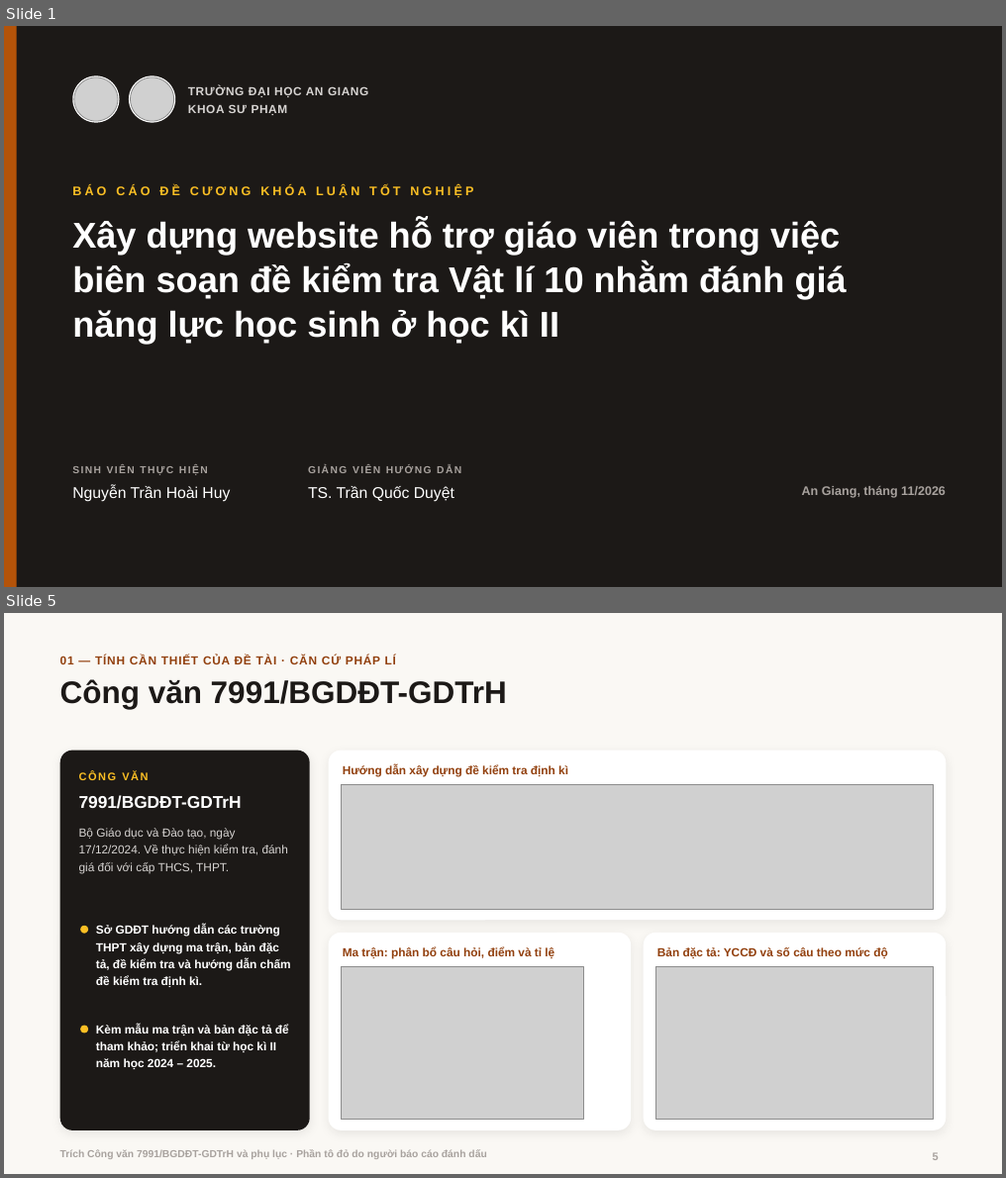
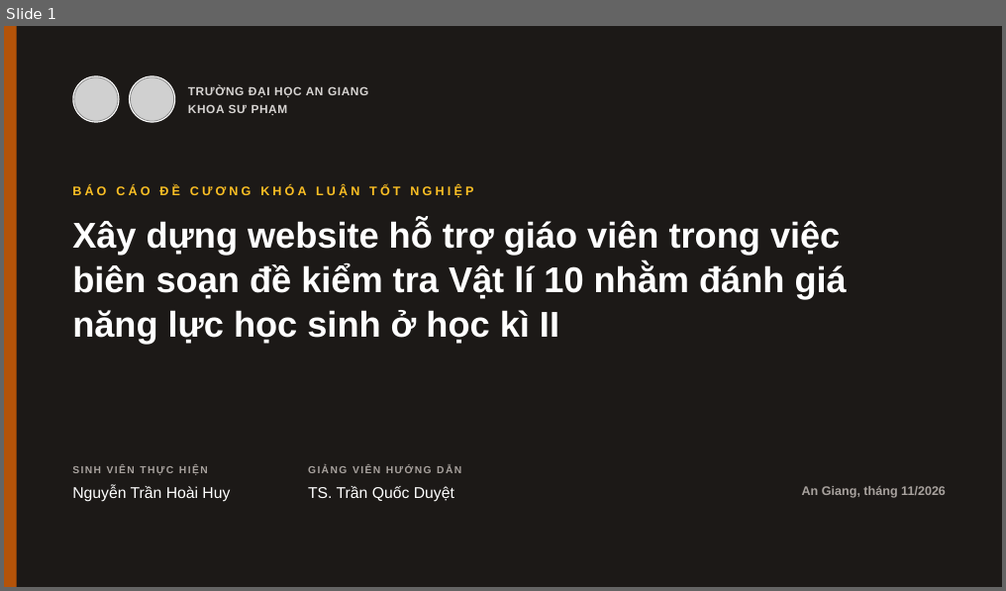
Before and after one commit to hoaihuy2609/kltn, a slide deck: tai-ve/Bao_cao_de_cuong.pptx. Shown one above the other, each under a label of ours: slides 1 and 5 before the commit, slide 1 after it; the slides between them are not shown. The pictures are 1006x1178 and 1006x591 pixels, drawn with LibreOffice and Linux fonts; fonts in the diff are those of the drawing; grey boxes stand for pictures; background and template pictures are left out. Boxes give left, top, right and bottom in pixels: in the first picture for what was removed or moved away, otherwise in the second. Text is boxed around its words. In the diff, an @@ line names an element or a change of style, - is before the commit and + after.

```diff
--- a/tai-ve/Bao_cao_de_cuong.pptx
+++ b/tai-ve/Bao_cao_de_cuong.pptx
@@ slide 5 removed at bbox=[4, 613, 1002, 1174], background #FAF8F4 @@
@@ text removed at bbox=[60, 656, 396, 664] @@
-01 — TÍNH CẦN THIẾT CỦA ĐỀ TÀI · CĂN CỨ PHÁP LÍ
@@ title removed at bbox=[60, 679, 507, 709] @@
-Công văn 7991/BGDĐT-GDTrH
@@ rounded rectangle removed at bbox=[60, 750, 310, 1131] @@
@@ rounded rectangle removed at bbox=[328, 750, 945, 920] @@
@@ text removed at bbox=[79, 772, 148, 780] @@
-CÔNG VĂN
@@ picture removed at bbox=[341, 784, 934, 909] @@
@@ text removed at bbox=[343, 764, 568, 776] @@
-Hướng dẫn xây dựng đề kiểm tra định kì
@@ text removed at bbox=[79, 795, 242, 809] @@
-7991/BGDĐT-GDTrH
@@ text removed at bbox=[79, 828, 288, 874] @@
-Bộ Giáo dục và Đào tạo, ngày 17/12/2024. Về thực hiện kiểm tra, đánh giá đối với cấp THCS, THPT.
@@ ellipse removed at bbox=[80, 926, 88, 934] @@
@@ text removed at bbox=[96, 925, 291, 987] @@
-Sở GDĐT hướng dẫn các trường THPT xây dựng ma trận, bản đặc tả, đề kiểm tra và hướng dẫn chấm đề kiểm tra định kì.
@@ rounded rectangle removed at bbox=[328, 933, 631, 1131] @@
@@ rounded rectangle removed at bbox=[644, 933, 945, 1131] @@
@@ picture removed at bbox=[341, 967, 583, 1120] @@
@@ text removed at bbox=[343, 948, 554, 959] @@
-Ma trận: phân bổ câu hỏi, điểm và tỉ lệ
@@ picture removed at bbox=[656, 967, 934, 1120] @@
@@ text removed at bbox=[657, 948, 887, 959] @@
-Bản đặc tả: YCCĐ và số câu theo mức độ
@@ ellipse removed at bbox=[80, 1026, 88, 1033] @@
@@ text removed at bbox=[96, 1025, 289, 1069] @@
-Kèm mẫu ma trận và bản đặc tả để tham khảo; triển khai từ học kì II năm học 2024 – 2025.
@@ text removed at bbox=[60, 1150, 486, 1159] @@
-Trích Công văn 7991/BGDĐT-GDTrH và phụ lục · Phần tô đỏ do người báo cáo đánh dấu
@@ page number removed at bbox=[933, 1154, 939, 1160] @@
-5
```
Also in this commit, not shown: 9 slides changed, 2 slides added, 9 other slides removed, 4 other files.
